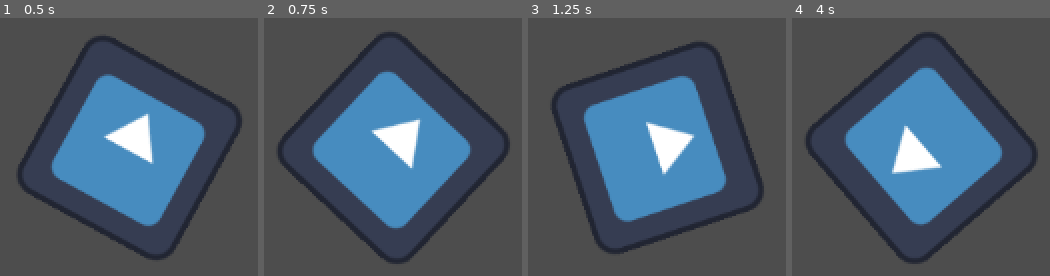
Above: before the commit, frames 1-4 (left to right).
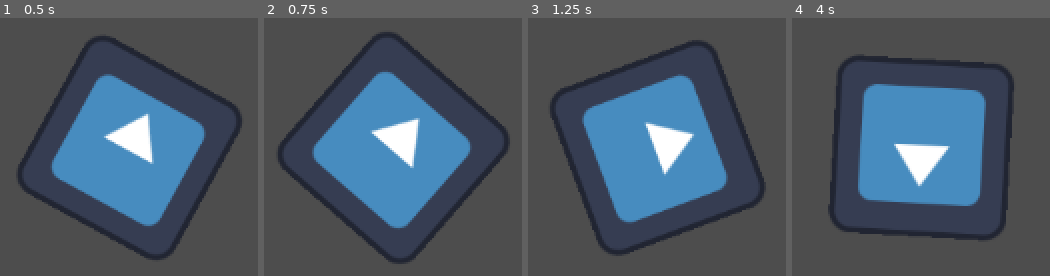
Above: after the commit, the same moments.

Repository: brettchalupa/GodotGit
Game: Godot game, scene res://main.tscn
The game is run twice, just before and just after one commit, with the same random seed, the same clock (stepped at 60 frames per second) and the same inputs. The engine's default icon, where the game draws it, is replaced by a stand-in: a white triangle on a blue panel in a dark square.
Inputs:
- Up to frame 1 (0.5 s): no input
- Up to frame 2 (0.75 s): tap Enter (ui_accept) at 0.5 s; hold Enter (ui_accept) from 0.53 s (still down)
- Up to frame 3 (1.25 s): keep holding Enter (ui_accept)
- Up to frame 4 (4 s): release Enter (ui_accept) at 1.28 s; tap Enter (ui_accept) at 1.35, 1.52, 1.82, 2.85, 3.02, 3.32 s; hold Enter (ui_accept) 2.03-2.78 s; hold Enter (ui_accept) from 3.53 s (still down)

Frame 1 is identical in both runs. In frame 2, 2.2% of the frame differs, in the area x 5-94%, y 6-95%; in frame 3, 2.2%; in frame 4, 19%, in the area x 5-96%, y 5-96%.

Commit message:
Toggle Godot robot icon with spacebar
To help with motion sickness

Diff:
--- a/main.gd
+++ b/main.gd
@@ -1,4 +1,10 @@
 extends Node2D
 
+var rotating = true
 func _process(delta: float) -> void:
-	$Icon.rotate(delta)
+	if rotating:
+		$Icon.rotate(delta)
+
+func _input(event: InputEvent) -> void:
+	if event.is_action_pressed("ui_accept"):
+		rotating = !rotating
